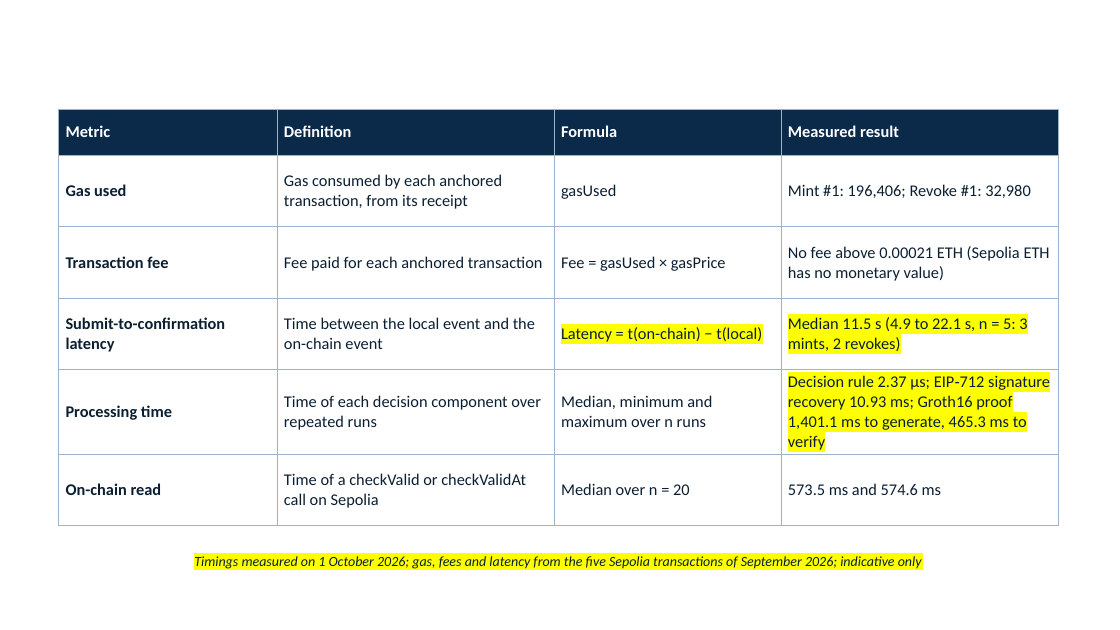
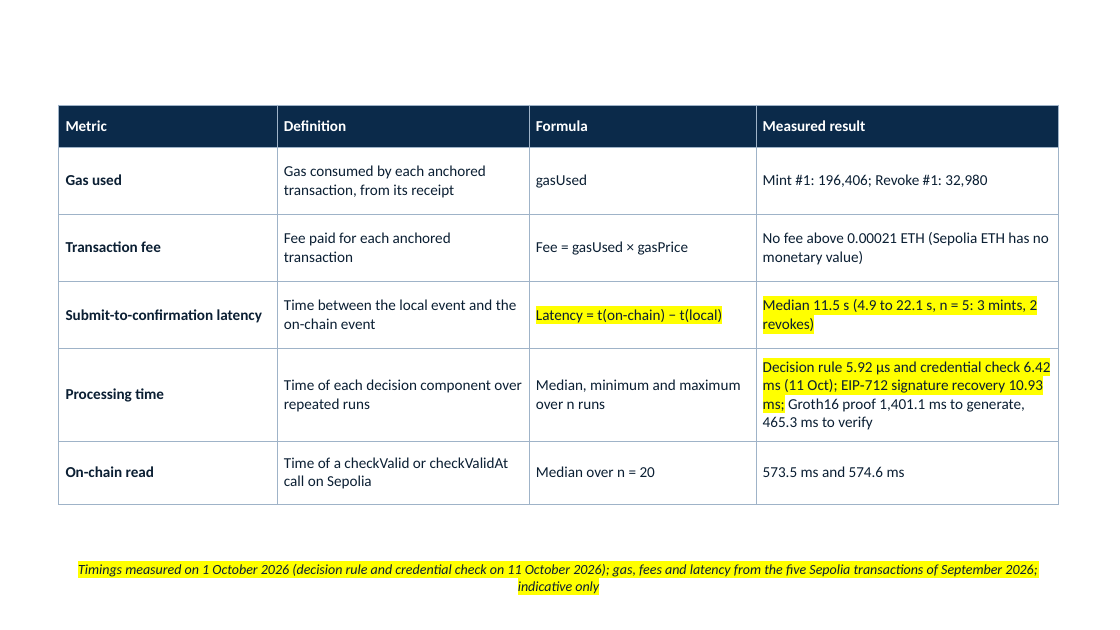
Before and after one commit to yasir12345678900/HealthRWA-Sepolia-Personal-try, a slide deck: slide 31 of docs/Yasir_CA2_Reassessment_Slides_YELLOW_changes.pptx. Drawn at 1120x630 pixels with LibreOffice and Linux fonts; fonts in the diff are those of the drawing; background and template pictures are left out. Boxes give left, top, right and bottom in pixels: in the first picture for what was removed or moved away, otherwise in the second. Text is boxed around its words. In the diff, an @@ line names an element or a change of style, - is before the commit and + after.

```diff
--- a/docs/Yasir_CA2_Reassessment_Slides_YELLOW_changes.pptx
+++ b/docs/Yasir_CA2_Reassessment_Slides_YELLOW_changes.pptx
@@ table at (59, 105, 1059, 493) @@
-row 5, column 4: Decision rule 2.37 µs; EIP‑712 signature recovery 10.93 ms; Groth16 proof 1,401.1 ms to generate, 465.3 ms to verify
+row 5, column 4: Decision rule 5.92 µs and credential check 6.42 ms (11 Oct); EIP‑712 signature recovery 10.93 ms; Groth16 proof 1,401.1 ms to generate, 465.3 ms to verify
@@ size 14 to 13 pt in "Metric", "Definition", "Formula", "Measured result" and 19 more places @@
@@ table: place and size @@
-table at (59, 109, 1059, 512)
+table at (59, 105, 1059, 493)
@@ text at (78, 564, 1037, 594): text changed @@
-Timings measured on 1 October 2026; gas, fees and latency from the five Sepolia transactions of September 2026; indicative only
+Timings measured on 1 October 2026 (decision rule and credential check on 11 October 2026); gas, fees and latency from the five Sepolia transactions of September 2026; indicative only
```
Also in this commit, not shown: 6 other slides changed, 10 other files.
